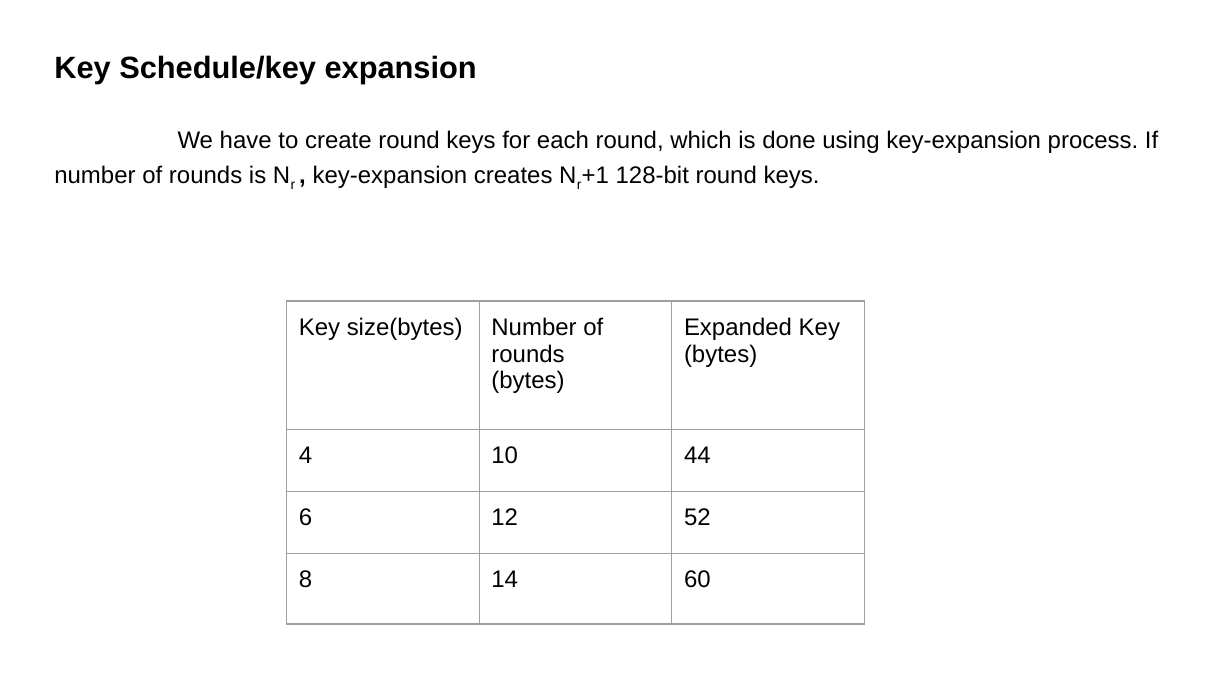
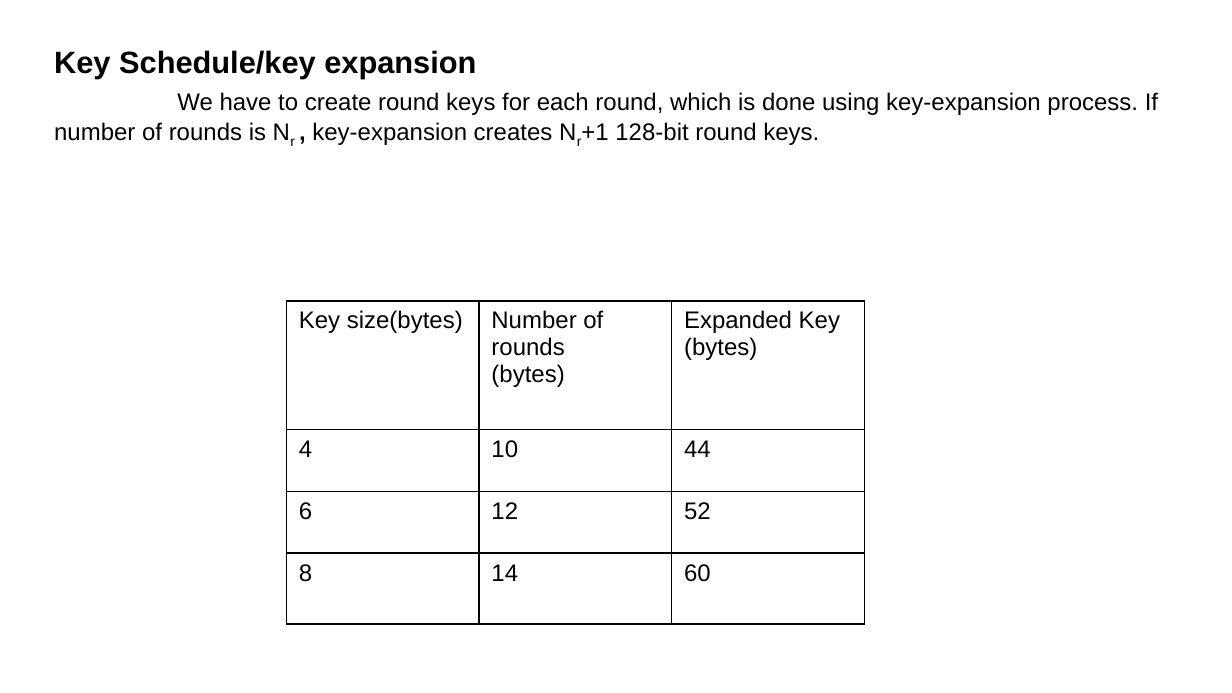
Before and after one commit to suryavalluri1/encryption_engineering, a slide deck: slide 5 of LabAssignemnts/AES_Project/Advanced Encryption Standards (AES).pptx. Drawn at 1232x693 pixels with LibreOffice and Linux fonts; fonts in the diff are those of the drawing. Boxes give left, top, right and bottom in pixels: in the first picture for what was removed or moved away, otherwise in the second. Text is boxed around its words. In the diff, an @@ line names an element or a change of style, - is before the commit and + after.

```diff
--- a/LabAssignemnts/AES_Project/Advanced Encryption Standards (AES).pptx
+++ b/LabAssignemnts/AES_Project/Advanced Encryption Standards (AES).pptx
@@ text "Key Schedule/key expansion" at bbox=[54, 50, 1158, 145]: line spacing 1.15 to 1; less space between paragraphs @@
@@ table at bbox=[287, 301, 864, 623] @@
@@ borders changed @@
```
Also in this commit, not shown: 10 other slides changed, 1 slide added, 1 slide removed, 1 other file.
